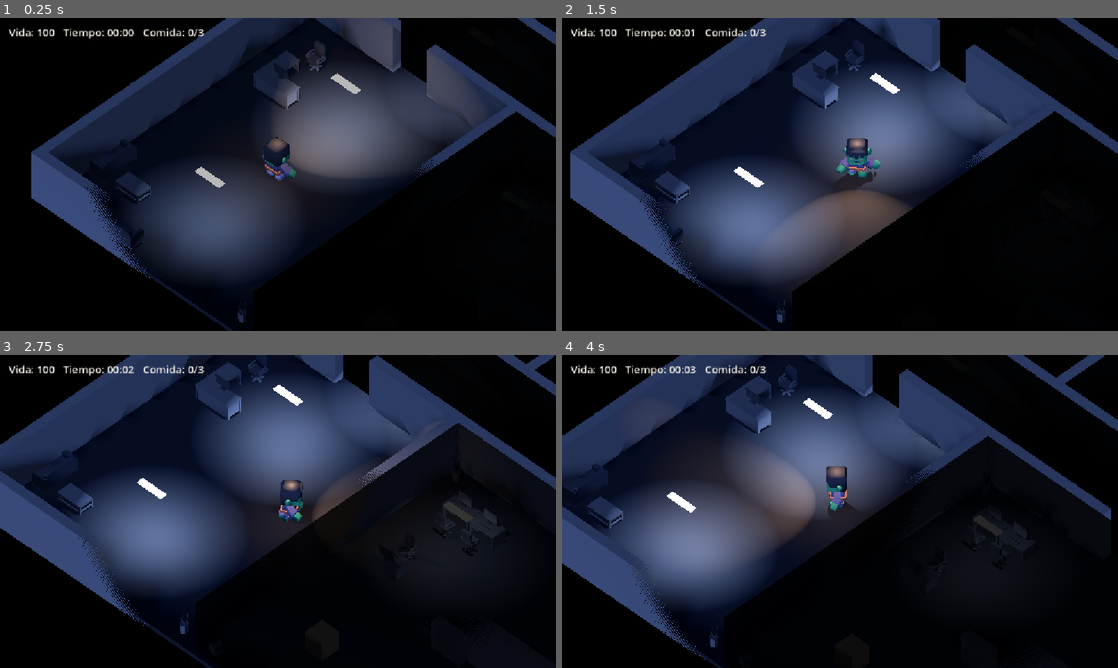
Above: before the commit, frames 1-4 (two rows, left to right).
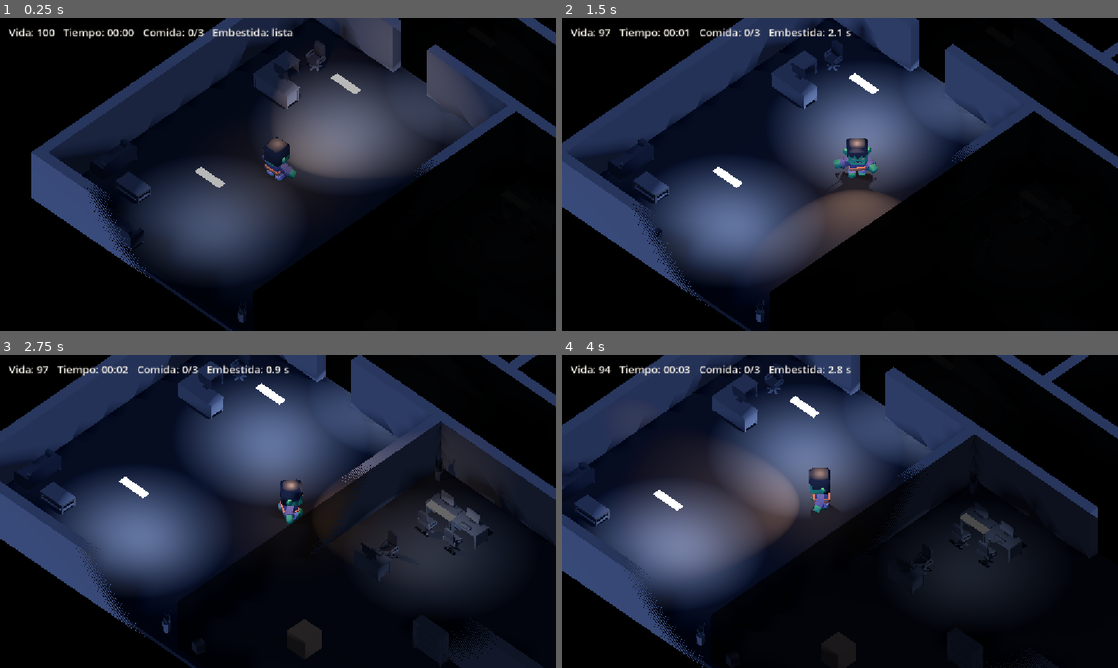
Above: after the commit, the same moments.

Repository: SofiaRubiano10/Zombivors_4to
Game: Godot game, scene res://main.tscn
The game is run twice, just before and just after one commit, with the same random seed, the same clock (stepped at 60 frames per second) and the same inputs.
Inputs:
- Up to frame 1 (0.25 s): no input
- Up to frame 2 (1.5 s): hold D (move_right) 0.53-1.28 s; tap Space (embestir, bound only after the commit) at 0.6 s; hold S (move_down) from 1.28 s (still down); tap Shift (correr) at 1.35 s
- Up to frame 3 (2.75 s): tap Space (embestir, bound only after the commit) at 1.55, 2.3 s; release S (move_down) at 2.03 s; hold D (move_right) from 2.03 s (still down); tap E (interactuar) at 2.1 s
- Up to frame 4 (4 s): release D (move_right) at 2.78 s; hold W (move_up) 2.78-3.53 s; tap Space (embestir, bound only after the commit) at 2.85, 3.8 s; hold A (move_left) from 3.53 s (still down); tap F at 3.6 s

The runs differ from the first frame. In frame 1, 0.2% of the frame differs, in the area x 38-53%, y 3-6%; in frame 2, 23%, in the area x 0-100%, y 0-100%; in frame 3, 22%; in frame 4, 14%.

Commit message:
C4-02 embestida
Hice embestida.gd con la tecla Espacio: un impulso de 0.25 s a 7 m/s (1.75 m medidos) que cuesta 3 de vida, hace 3 m de ruido y se recarga en 3 s. Si choco con un humano lo aturdo 1.5 s, y aturdido no me ve, así que se le puede morder de frente (lo probé y funciona). El HUD muestra si la embestida está lista o cuánto le falta.

Diff:
--- /dev/null
+++ b/embestida.gd
@@ -0,0 +1,91 @@
+extends Node
+
+# Clase 4 - Tarea A (Juan Diego): la embestida. Hijo del Personaje.
+# Pilar 3, cada decisión cuesta: sirve para salir de un apuro, pero se paga.
+#  - Espacio: impulso de 0.25 s a 7 m/s hacia donde mira el zombi (1.75 m).
+#  - Cuesta 3 de vida, hace 3 m de ruido y tarda 3 s en recargarse.
+#  - Si choca con un humano lo aturde 1.5 s: entonces se le puede morder de frente.
+#  - cargas_max lo sube la mutación "Embestida doble".
+
+@export var tecla = "embestir"
+@export var duracion = 0.25
+@export var rapidez = 7.0
+@export var enfriamiento = 3.0
+@export var costo = 3
+@export var aturdimiento = 1.5
+# Distancia entre centros a la que cuenta como choque (dos cápsulas de 0.35 m + margen).
+@export var alcance_choque = 0.95
+@export var ruido = 3.0
+@export var cargas_max = 1
+
+@onready var pj = get_parent()
+
+var cargas = 1
+# Lo que falta para recuperar una carga.
+var recarga = 0.0
+# Lo que le queda al impulso en curso.
+var activo = 0.0
+var direccion = Vector3.ZERO
+
+func _ready():
+	cargas = cargas_max
+
+func _physics_process(delta):
+	recargar(delta)
+	if activo > 0.0:
+		impulsar(delta)
+	elif Input.is_action_just_pressed(tecla) and puede_embestir():
+		empezar()
+
+func recargar(delta):
+	if cargas >= cargas_max:
+		recarga = 0.0
+		return
+	recarga -= delta
+	if recarga <= 0.0:
+		cargas += 1
+		recarga = enfriamiento if cargas < cargas_max else 0.0
+
+func puede_embestir():
+	return cargas > 0 and pj.congelado <= 0.0 and pj.accion == ""
+
+func empezar():
+	cargas -= 1
+	if recarga <= 0.0:
+		recarga = enfriamiento
+	activo = duracion
+	direccion = -pj.global_transform.basis.z
+	direccion.y = 0.0
+	direccion = direccion.normalized()
+	var salud = pj.get_node_or_null("Salud")
+	if salud != null:
+		salud.quitar_vida(costo)
+	Sonidos.tocar("embestida")
+	pj.hizo_ruido.emit(pj.global_position, ruido)
+	print("embestida (quedan ", cargas, " cargas)")
+
+func impulsar(delta):
+	activo -= delta
+	# El impulso reemplaza a la caminata mientras dura.
+	pj.avance = Vector3.ZERO
+	pj.empuje = direccion * rapidez
+	var presa = choque()
+	if presa != null:
+		print("embestida: aturde a ", presa.name)
+		Sonidos.tocar("golpe")
+		presa.aturdir(aturdimiento)
+		terminar()
+	elif activo <= 0.0:
+		terminar()
+
+func terminar():
+	activo = 0.0
+	pj.empuje = Vector3.ZERO
+
+func choque():
+	for h in get_tree().get_nodes_in_group("humanos"):
+		var a = pj.global_position
+		var b = h.global_position
+		if Vector2(a.x - b.x, a.z - b.z).length() <= alcance_choque:
+			return h
+	return null
--- a/hud.gd
+++ b/hud.gd
@@ -16,6 +16,7 @@
 @onready var barra = $BarraComer
 @onready var aviso = $Aviso
 var mordisco = null
+var embestida = null
 var reloj_aviso = 0.0
 # Un aviso importante (TE VIO) no lo tapa uno menor (SOSPECHA) mientras dura.
 var prioridad_aviso = 0
@@ -29,6 +30,7 @@
 	jugador = pj
 	interactuar = pj.get_node_or_null("Interactuar")
 	mordisco = pj.get_node_or_null("Mordisco")
+	embestida = pj.get_node_or_null("Embestida")
 	var salud = pj.get_node("Salud")
 	salud.cambio.connect(mostrar)
 	mostrar(salud.vida)
@@ -94,6 +96,12 @@
 	actualizar_texto()
 	print("HUD -> ", texto.text)
 
+# "lista", "x2" con dos cargas, o los segundos que faltan.
+func texto_embestida():
+	if embestida.cargas > 0:
+		return "lista" if embestida.cargas == 1 else "x" + str(embestida.cargas)
+	return str(snappedf(embestida.recarga, 0.1)) + " s"
+
 func actualizar_texto():
 	# Se busca aquí: la Partida quizá todavía no existía en _ready().
 	if partida == null:
@@ -104,6 +112,8 @@
 		linea += "   Tiempo: " + partida.reloj_texto(partida.tiempo)
 		if partida.metas > 0:
 			linea += "   Comida: " + str(mini(partida.hechas, partida.metas)) + "/" + str(partida.metas)
+		if embestida != null:
+			linea += "   Embestida: " + texto_embestida()
 		if partida.tarde:
 			linea += "   SALIDA CERRADA"
 		elif partida.abierta:
--- a/main.tscn
+++ b/main.tscn
@@ -18,6 +18,7 @@
 [ext_resource type="PackedScene" path="res://lampara.tscn" id="21_lampara"]
 [ext_resource type="PackedScene" path="res://tirador.tscn" id="22_tirador"]
 [ext_resource type="Script" path="res://mordisco.gd" id="23_mordisco"]
+[ext_resource type="Script" path="res://embestida.gd" id="24_embestida"]
 [ext_resource type="Script" uid="uid://bkla71jhomhhe" path="res://mueble.gd" id="30_mueble"]
 [ext_resource type="PackedScene" uid="uid://b5hlfccmpria" path="res://muebles/bookcaseClosed.glb" id="m_bookcaseClosed"]
 [ext_resource type="PackedScene" uid="uid://b4set1tppnf3n" path="res://muebles/bookcaseClosedWide.glb" id="m_bookcaseClosedWide"]
@@ -1432,6 +1433,9 @@
 [node name="Mordisco" type="Node" parent="Personaje"]
 script = ExtResource("23_mordisco")
 
+[node name="Embestida" type="Node" parent="Personaje"]
+script = ExtResource("24_embestida")
+
 [node name="Camera3D" type="Camera3D" parent="." unique_id=1386563772 node_paths=PackedStringArray("objetivo")]
 transform = Transform3D(0.707107, -0.5, 0.5, 0, 0.707107, 0.707107, -0.707107, -0.5, 0.5, 6, 8, 6)
 projection = 1
--- a/project.godot
+++ b/project.godot
@@ -60,6 +60,11 @@
 "events": [Object(InputEventKey,"resource_local_to_scene":false,"resource_name":"","device":-1,"window_id":0,"alt_press …(192 unchanged characters)…
 ]
 }
+embestir={
+"deadzone": 0.2,
+"events": [Object(InputEventKey,"resource_local_to_scene":false,"resource_name":"","device":-1,"window_id":0,"alt_pressed":false,"shift_pressed":false,"ctrl_pressed":false,"meta_pressed":false,"pressed":false,"keycode":0,"physical_keycode":32,"key_label":0,"unicode":32,"location":0,"echo":false,"script":null)
+]
+}
 
 [physics]
 
Not shown, added: embestida.gd.uid
Not shown, added: mordisco.gd.uid
